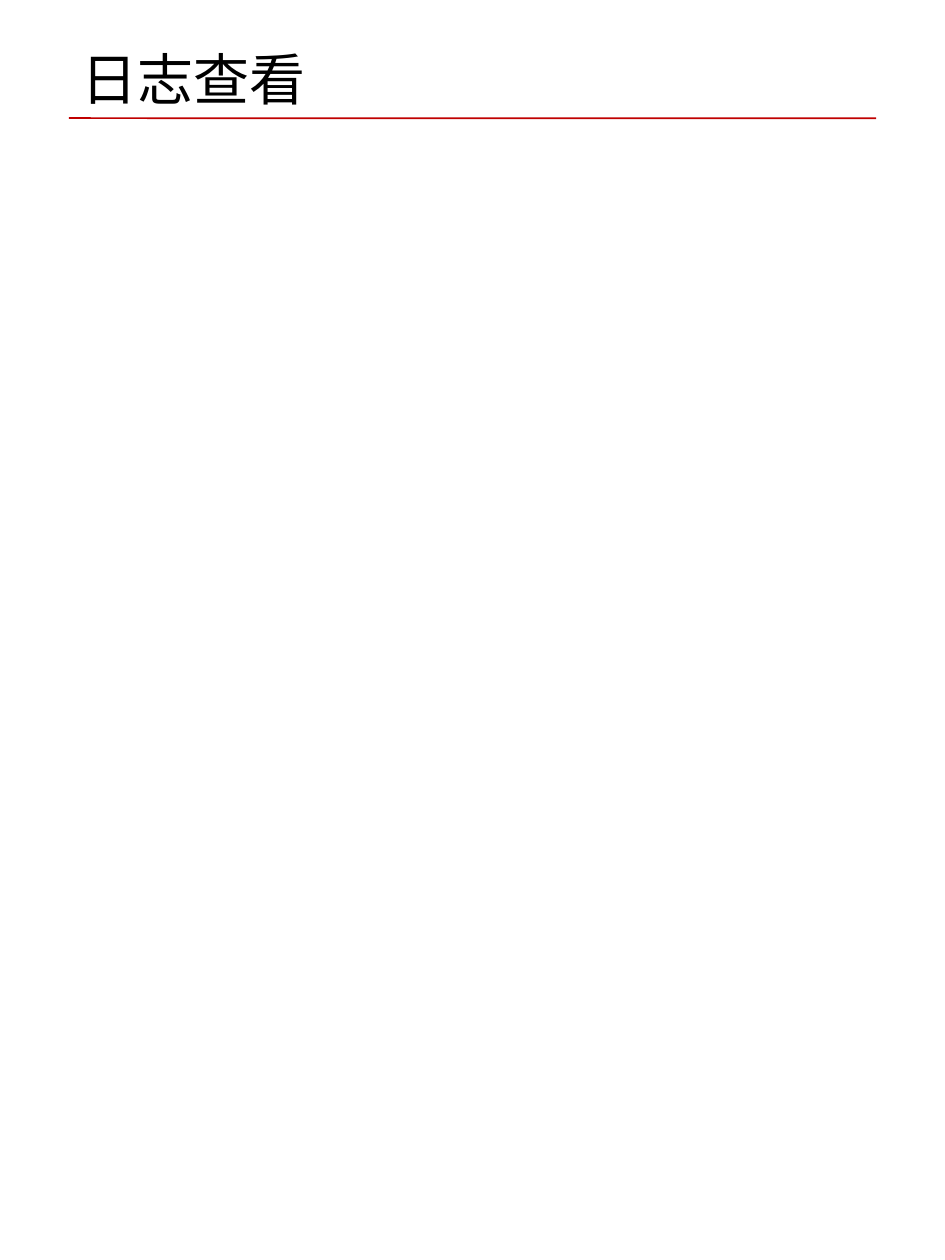
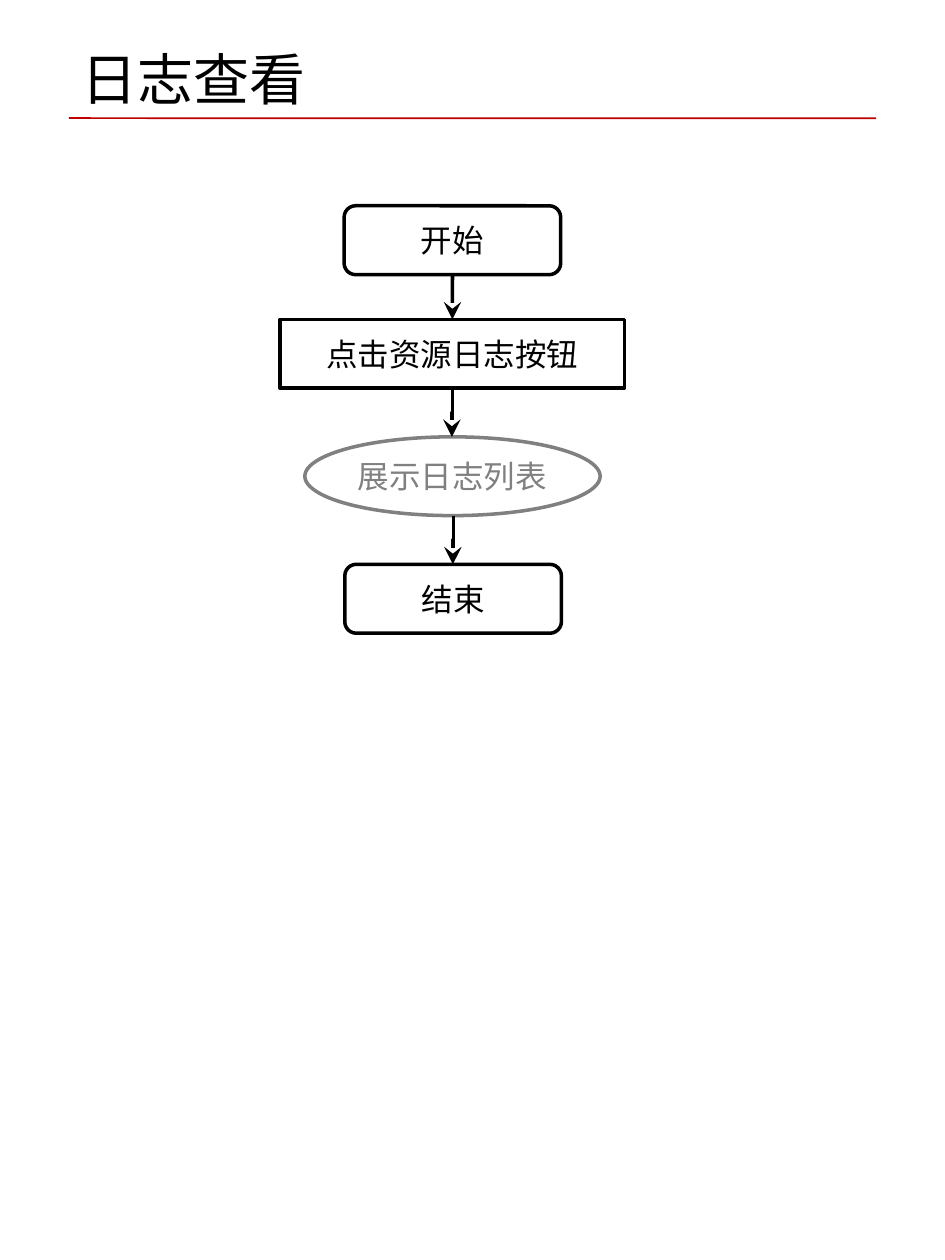
Before and after one commit to little-Fly/ArtviewResourceManagement, a slide deck: slide 9 of 01 Design/012 操作设计/手机端操作流程.pptx. Drawn at 945x1260 pixels with LibreOffice and Linux fonts; fonts in the diff are those of the drawing. Boxes give left, top, right and bottom in pixels: in the first picture for what was removed or moved away, otherwise in the second. Text is boxed around its words. In the diff, an @@ line names an element or a change of style, - is before the commit and + after.

Commit message:
操作过程图补充：资源查看和日志查看

```diff
--- a/01 Design/012 操作设计/手机端操作流程.pptx
+++ b/01 Design/012 操作设计/手机端操作流程.pptx
@@ rounded rectangle added at bbox=[344, 205, 561, 275], outline #000000 2 pt, 18 pt, text #000000 @@
+开始
@@ arrow added from (452, 275) to (452, 319), #000000 2 pt @@
@@ rectangle added at bbox=[280, 319, 624, 388], outline #000000 2 pt, 18 pt, text #000000 @@
+点击资源日志按钮
@@ elbow arrow added from (452, 388) to (452, 437), #000000 2 pt @@
@@ ellipse added at bbox=[305, 437, 600, 517], outline #808080 2 pt, 18 pt, text #808080 @@
+展示日志列表
@@ elbow arrow added from (454, 515) to (452, 564), #000000 2 pt @@
@@ rounded rectangle added at bbox=[345, 564, 562, 634], outline #000000 2 pt, 18 pt, text #000000 @@
+结束
```
Also in this commit, not shown: 1 other slide changed.
